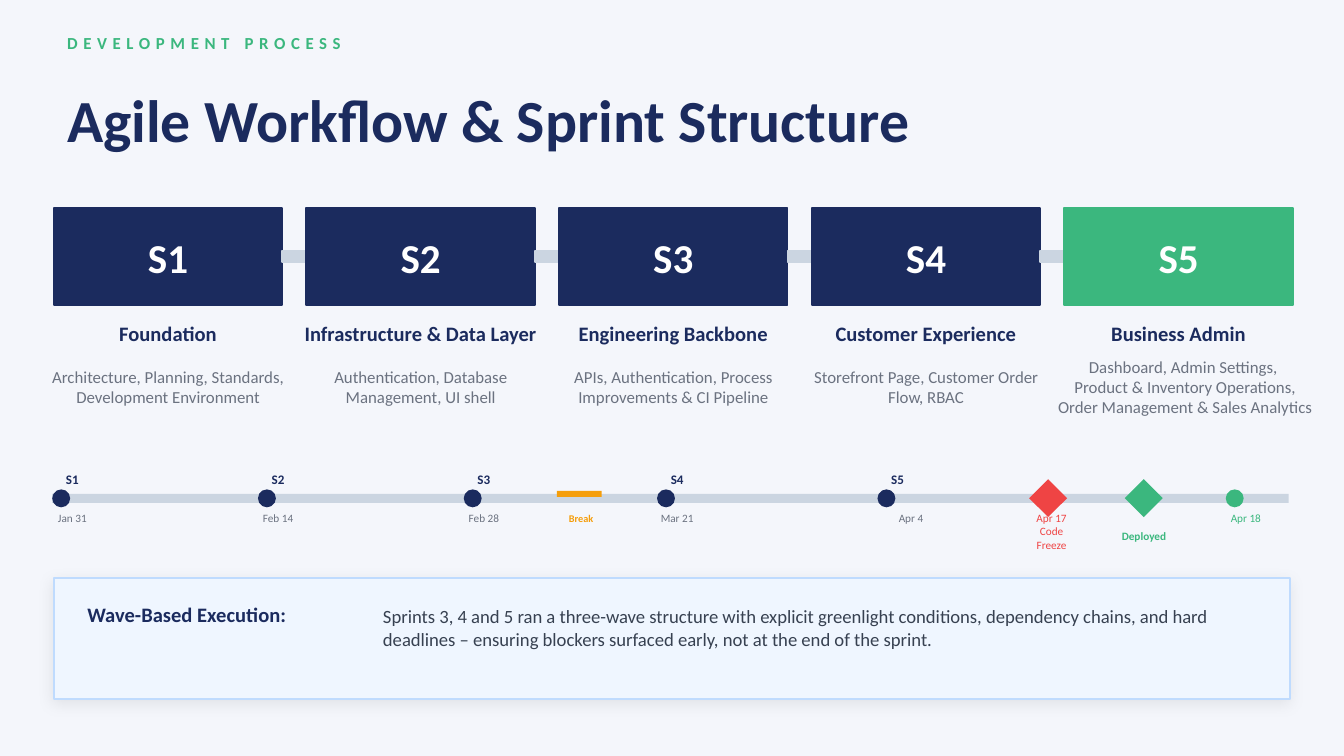
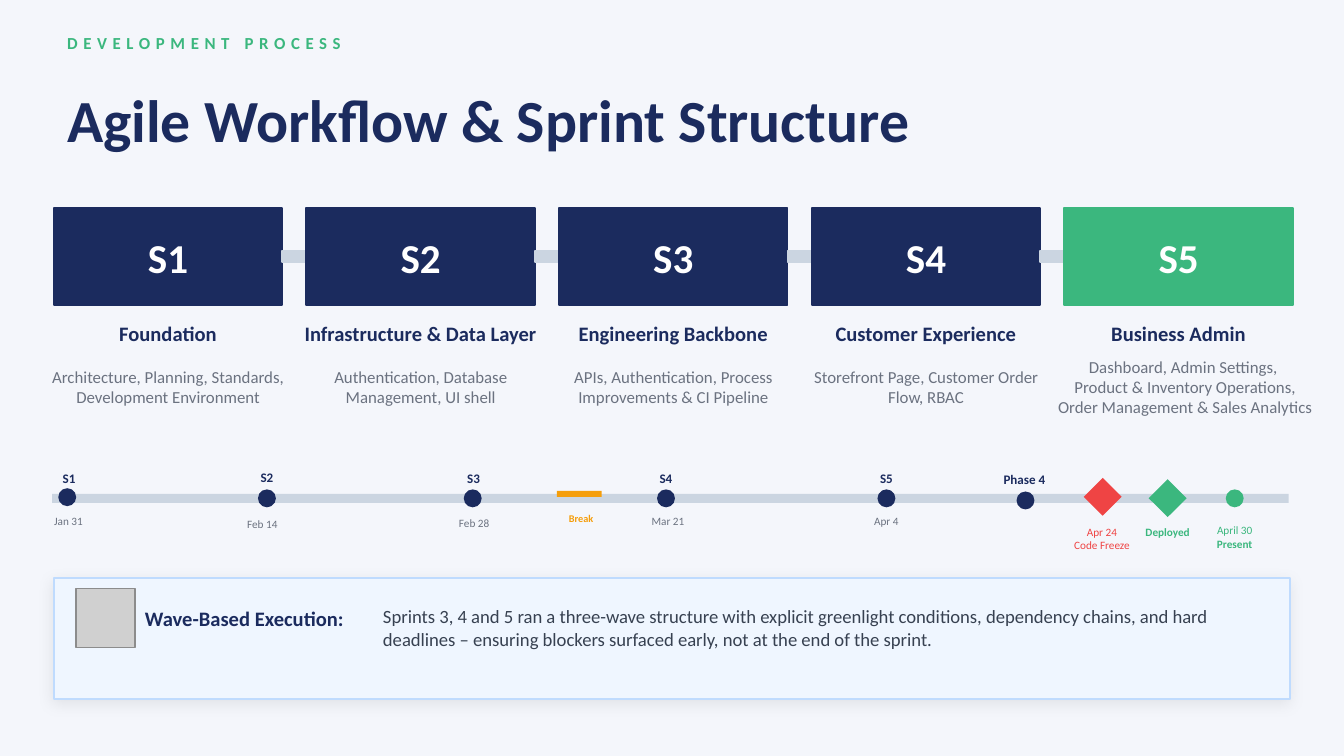
Before and after one commit to RachelMizer/ProjectOrderly, a slide deck: slide 4 of docs/Deliverables/Orderly_Slides.pptx. Drawn at 1344x756 pixels with LibreOffice and Linux fonts; fonts in the diff are those of the drawing; grey boxes stand for pictures. Boxes give left, top, right and bottom in pixels: in the first picture for what was removed or moved away, otherwise in the second. Text is boxed around its words. In the diff, an @@ line names an element or a change of style, - is before the commit and + after.

```diff
--- a/docs/Deliverables/Orderly_Slides.pptx
+++ b/docs/Deliverables/Orderly_Slides.pptx
@@ 5 texts: place and size @@
-5 texts at (272, 475, 904, 522)
+5 texts at (261, 473, 893, 525)
@@ text added at (1004, 475, 1046, 484), 7 pt, text #1B2B5E, bold @@
+Phase 4
@@ rectangle: place and size @@
-rectangle at (1029, 480, 1067, 518)
+rectangle at (1083, 478, 1121, 516)
@@ ellipse: place and size @@
-ellipse at (52, 489, 70, 507)
+ellipse at (58, 488, 75, 505)
@@ ellipse added at (1016, 492, 1034, 509), fill #1B2B5E @@
@@ rectangle: place and size @@
-rectangle at (1125, 480, 1163, 518)
+rectangle at (1149, 480, 1187, 518)
@@ text "Jan 31": place and size @@
-text "Jan 31" at (58, 515, 86, 522)
+text "Jan 31" at (54, 518, 82, 525)
@@ text "Feb 14": place and size @@
-text "Feb 14" at (263, 514, 293, 522)
+text "Feb 14" at (247, 520, 277, 528)
@@ text "Feb 28": place and size @@
-text "Feb 28" at (469, 514, 499, 522)
+text "Feb 28" at (459, 519, 489, 527)
@@ text "Apr 4": place and size @@
-text "Apr 4" at (899, 515, 924, 524)
+text "Apr 4" at (874, 518, 899, 527)
@@ text at (1074, 528, 1130, 549): text changed @@
-Apr 17
-Code Freeze
+Apr 24
+Code Freeze
@@ text "Deployed": place and size @@
-text "Deployed" at (1122, 532, 1166, 542)
+text "Deployed" at (1145, 528, 1189, 538)
@@ text at (1217, 526, 1252, 548): text changed @@
-Apr 18
+April 30
+Present
@@ picture added at (77, 589, 136, 648) @@
@@ text "Wave-Based Execution:": place and size @@
-text "Wave-Based Execution:" at (87, 607, 286, 622)
+text "Wave-Based Execution:" at (145, 611, 344, 626)
```
Also in this commit, not shown: 4 other slides changed.
